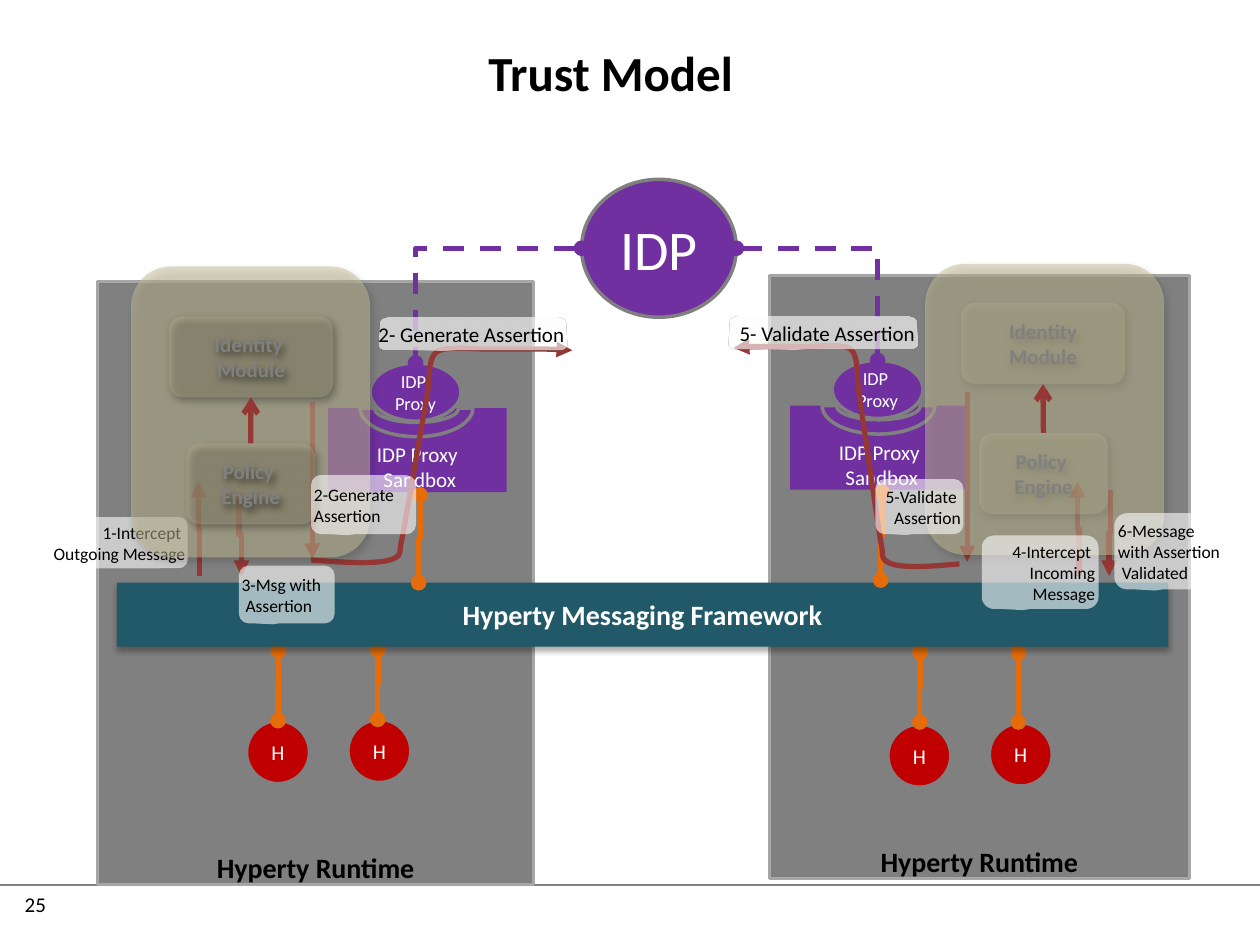
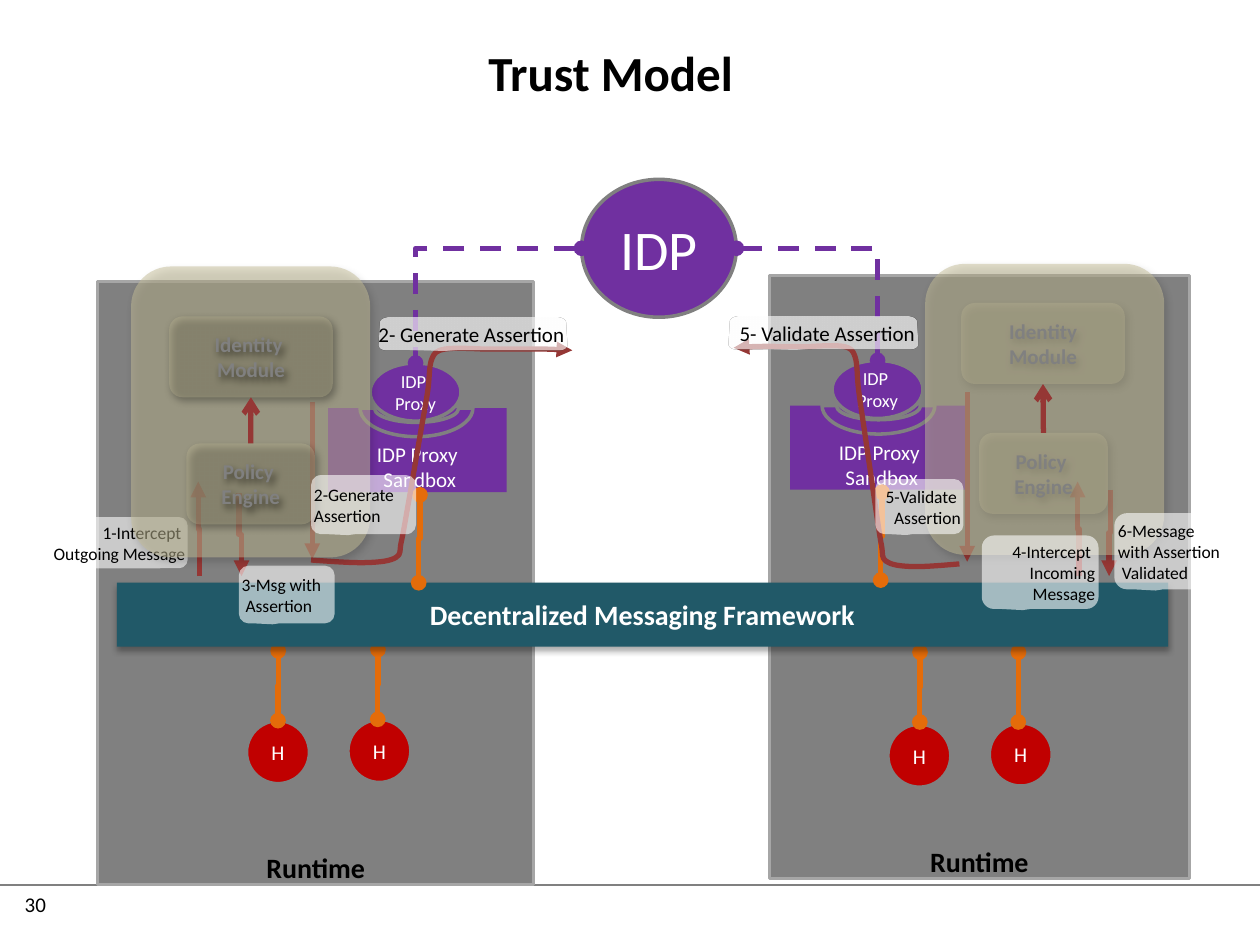
Before and after one commit to reTHINK-project/specs, a slide deck: slide 30 of tutorials/images.pptx (slide 25 before the commit). Drawn at 1260x945 pixels with LibreOffice and Linux fonts; fonts in the diff are those of the drawing; background and template pictures are left out. Boxes give left, top, right and bottom in pixels: in the first picture for what was removed or moved away, otherwise in the second. Text is boxed around its words. In the diff, an @@ line names an element or a change of style, - is before the commit and + after.

Commit message:
Add Communication Control overview tutorials
Updated Runtime specs

```diff
--- a/tutorials/images.pptx
+++ b/tutorials/images.pptx
@@ text in rectangle at (x1=430, y1=605, x2=854, y2=630): text changed @@
-Hyperty Messaging Framework
+Decentralized Messaging Framework
@@ text in rectangle at (x1=266, y1=858, x2=364, y2=878): text changed @@
-Hyperty Runtime
+Runtime
@@ text in rectangle at (x1=930, y1=852, x2=1028, y2=872): text changed @@
-Hyperty Runtime
+Runtime
@@ page number at (x1=25, y1=898, x2=46, y2=912): text changed @@
-25
+30
```
Also in this commit, not shown: 3 other slides changed, 5 slides added, 7 other files.
